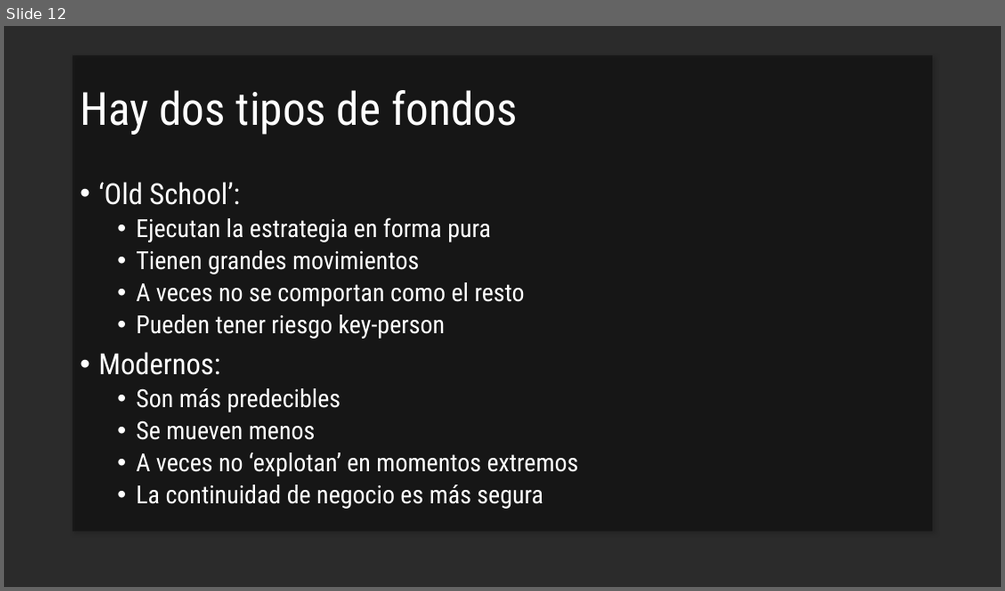
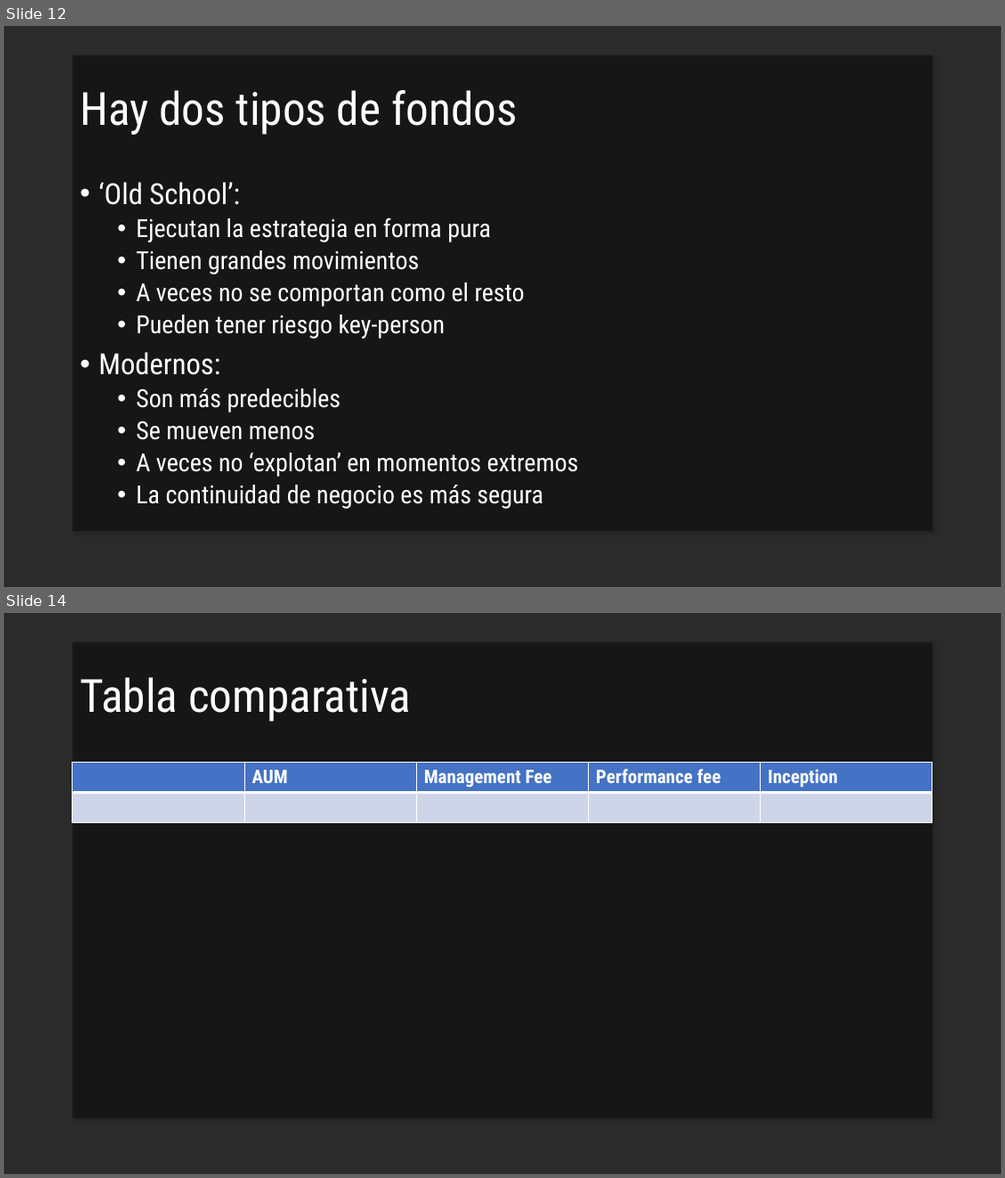
Before and after one commit to cordura21/Trading-bloque, a slide deck: presentations/Agregar trend following a un portafolio.pptx. Shown one above the other, each under a label of ours: slide 12 before the commit, slides 12 and 14 after it; the slides between them are not shown. The pictures are 1005x591 and 1005x1178 pixels, drawn with LibreOffice and Linux fonts; fonts in the diff are those of the drawing; background and template pictures are left out; a plain dark background stands for a picture behind light text. Boxes give left, top, right and bottom in pixels: in the first picture for what was removed or moved away, otherwise in the second. Text is boxed around its words. In the diff, an @@ line names an element or a change of style, - is before the commit and + after.

```diff
--- a/presentations/Agregar trend following a un portafolio.pptx
+++ b/presentations/Agregar trend following a un portafolio.pptx
@@ slide 14 added at (4,613,1001,1174), background picture (left out); not listed: 1 template element that a slide beside it also shows @@
@@ title added at (80,677,411,722), 44 pt, text #FFFFFF @@
+Tabla comparativa
@@ table added at (73,763,933,823), 2 rows, 5 columns @@
+ | AUM | Management Fee | Performance fee | Inception
+ |  |  |  | 
```
Also in this commit, not shown: 2 other slides added, 1 other file.
